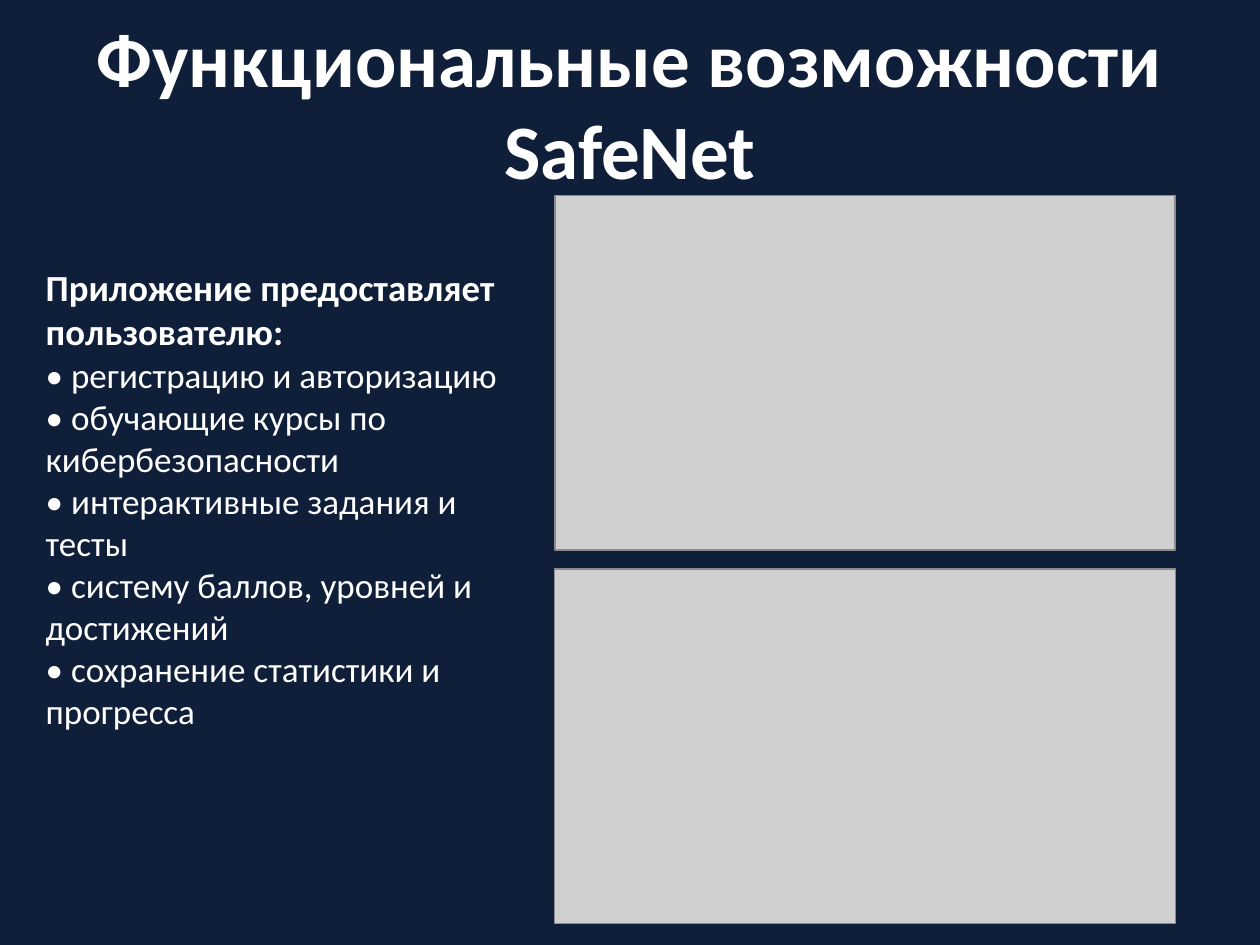
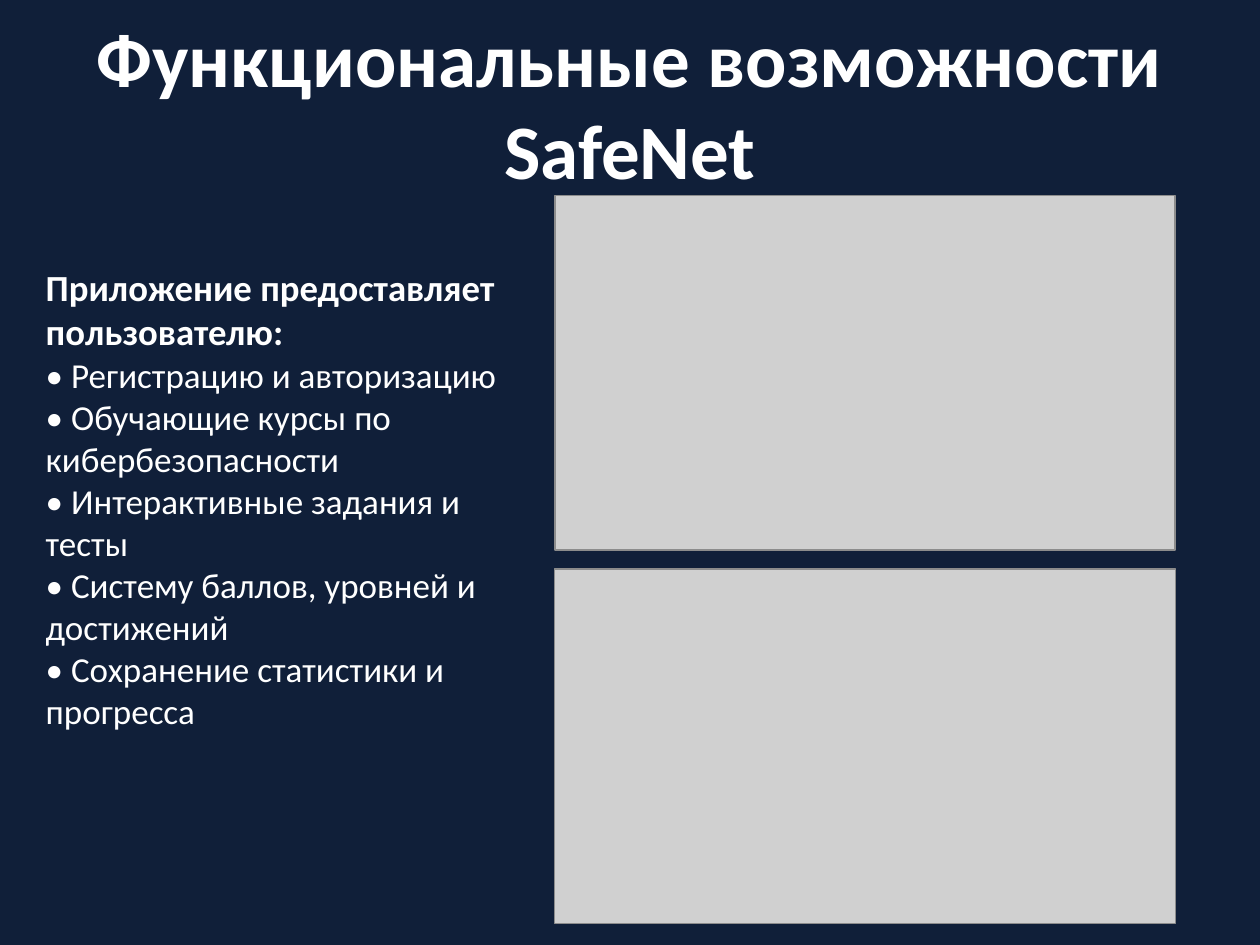
Before and after one commit to Dev-PGVAA/Safe-Net, a slide deck: slide 8 of project - info/Презентация SafeNet.pptx. Drawn at 1260x945 pixels with LibreOffice and Linux fonts; fonts in the diff are those of the drawing; grey boxes stand for pictures. Boxes give left, top, right and bottom in pixels: in the first picture for what was removed or moved away, otherwise in the second. Text is boxed around its words. In the diff, an @@ line names an element or a change of style, - is before the commit and + after.

```diff
--- a/project - info/Презентация SafeNet.pptx
+++ b/project - info/Презентация SafeNet.pptx
@@ text at (46, 365, 496, 730): text changed @@
-• регистрацию и авторизацию
-• обучающие курсы по кибербезопасности
-• интерактивные задания и тесты
-• систему баллов, уровней и достижений
-• сохранение статистики и прогресса
+• Регистрацию и авторизацию
+• Обучающие курсы по кибербезопасности
+• Интерактивные задания и тесты
+• Систему баллов, уровней и достижений
+• Сохранение статистики и прогресса
```
Also in this commit, not shown: 7 other slides changed, 6 other files.
